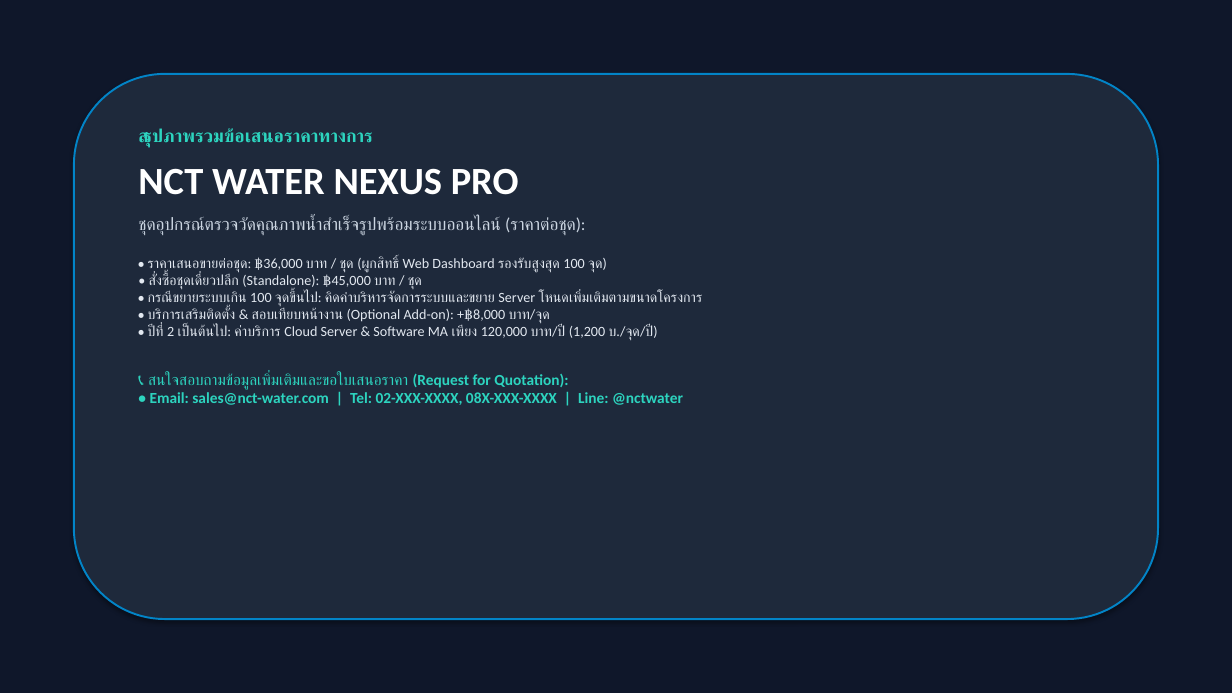
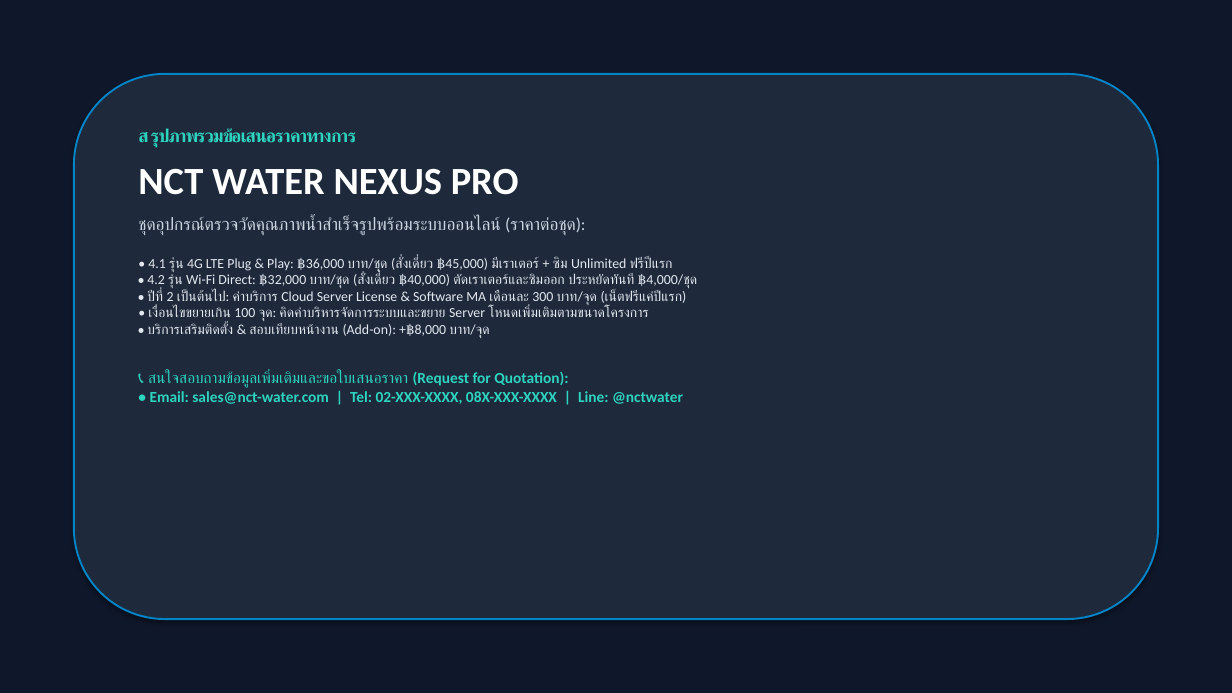
Before and after one commit to WoobWarb/nct-water-nexus, a slide deck: slide 8 of NCT_Water_Nexus_Report_and_Pricing.pptx. Drawn at 1232x693 pixels with LibreOffice and Linux fonts; fonts in the diff are those of the drawing. Boxes give left, top, right and bottom in pixels: in the first picture for what was removed or moved away, otherwise in the second. Text is boxed around its words. In the diff, an @@ line names an element or a change of style, - is before the commit and + after.

Commit message:
Update quote: Year 2 Cloud MA 300 THB/mo, net free year 1 only, and add 4.2 Wi-Fi version

```diff
--- a/NCT_Water_Nexus_Report_and_Pricing.pptx
+++ b/NCT_Water_Nexus_Report_and_Pricing.pptx
@@ text at [147,257,697,338]: text changed; size 11 to 10.8 pt @@
-• ราคาเสนอขายต่อชุด: ฿36,000 บาท / ชุด (ผูกสิทธิ์ Web Dashboard รองรับสูงสุด 100 จุด)
-• สั่งซื้อชุดเดี่ยวปลีก (Standalone): ฿45,000 บาท / ชุด
-• กรณีขยายระบบเกิน 100 จุดขึ้นไป: คิดค่าบริหารจัดการระบบและขยาย Server โหนดเพิ่มเติมตามขนาดโครงการ
-• บริการเสริมติดตั้ง & สอบเทียบหน้างาน (Optional Add-on): +฿8,000 บาท/จุด
-• ปีที่ 2 เป็นต้นไป: ค่าบริการ Cloud Server & Software MA เพียง 120,000 บาท/ปี (1,200 บ./จุด/ปี)
+• 4.1 รุ่น 4G LTE Plug & Play: ฿36,000 บาท/ชุด (สั่งเดี่ยว ฿45,000) มีเราเตอร์ + ซิม Unlimited ฟรีปีแรก
+• 4.2 รุ่น Wi-Fi Direct: ฿32,000 บาท/ชุด (สั่งเดี่ยว ฿40,000) ตัดเราเตอร์และซิมออก ประหยัดทันที ฿4,000/ชุด
+• ปีที่ 2 เป็นต้นไป: ค่าบริการ Cloud Server License & Software MA เดือนละ 300 บาท/จุด (เน็ตฟรีแค่ปีแรก)
+• เงื่อนไขขยายเกิน 100 จุด: คิดค่าบริหารจัดการระบบและขยาย Server โหนดเพิ่มเติมตามขนาดโครงการ
+• บริการเสริมติดตั้ง & สอบเทียบหน้างาน (Add-on): +฿8,000 บาท/จุด
```
Also in this commit, not shown: 2 other slides changed, 1 slide added, 1 slide removed, 9 other files.
